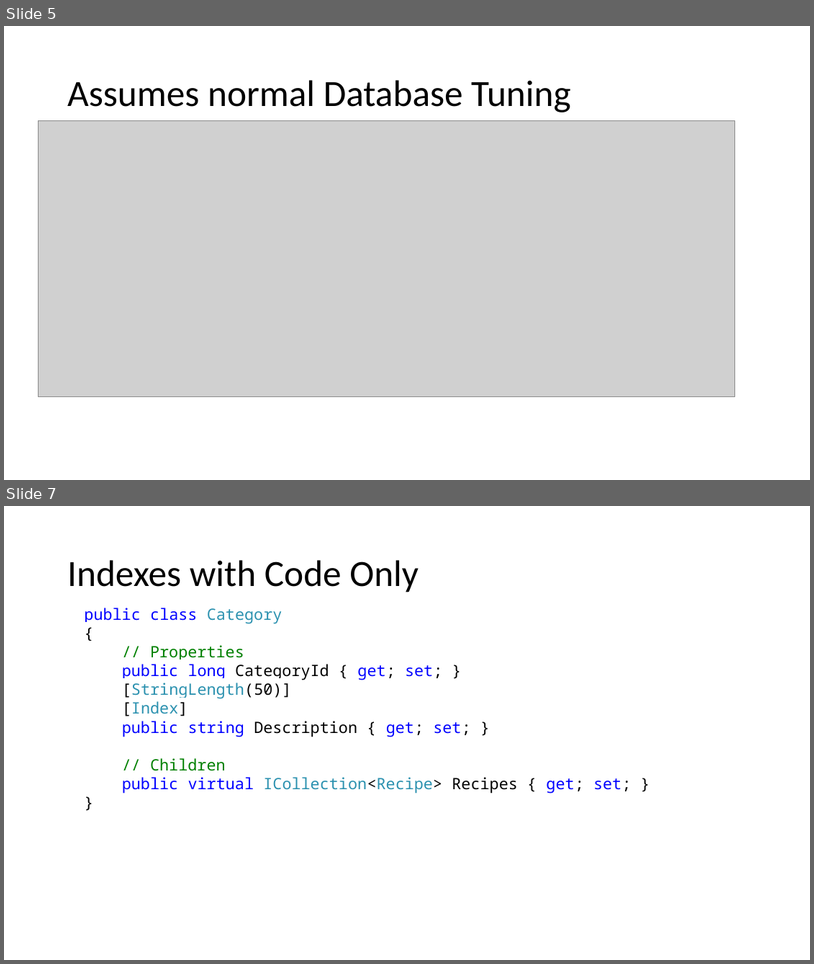
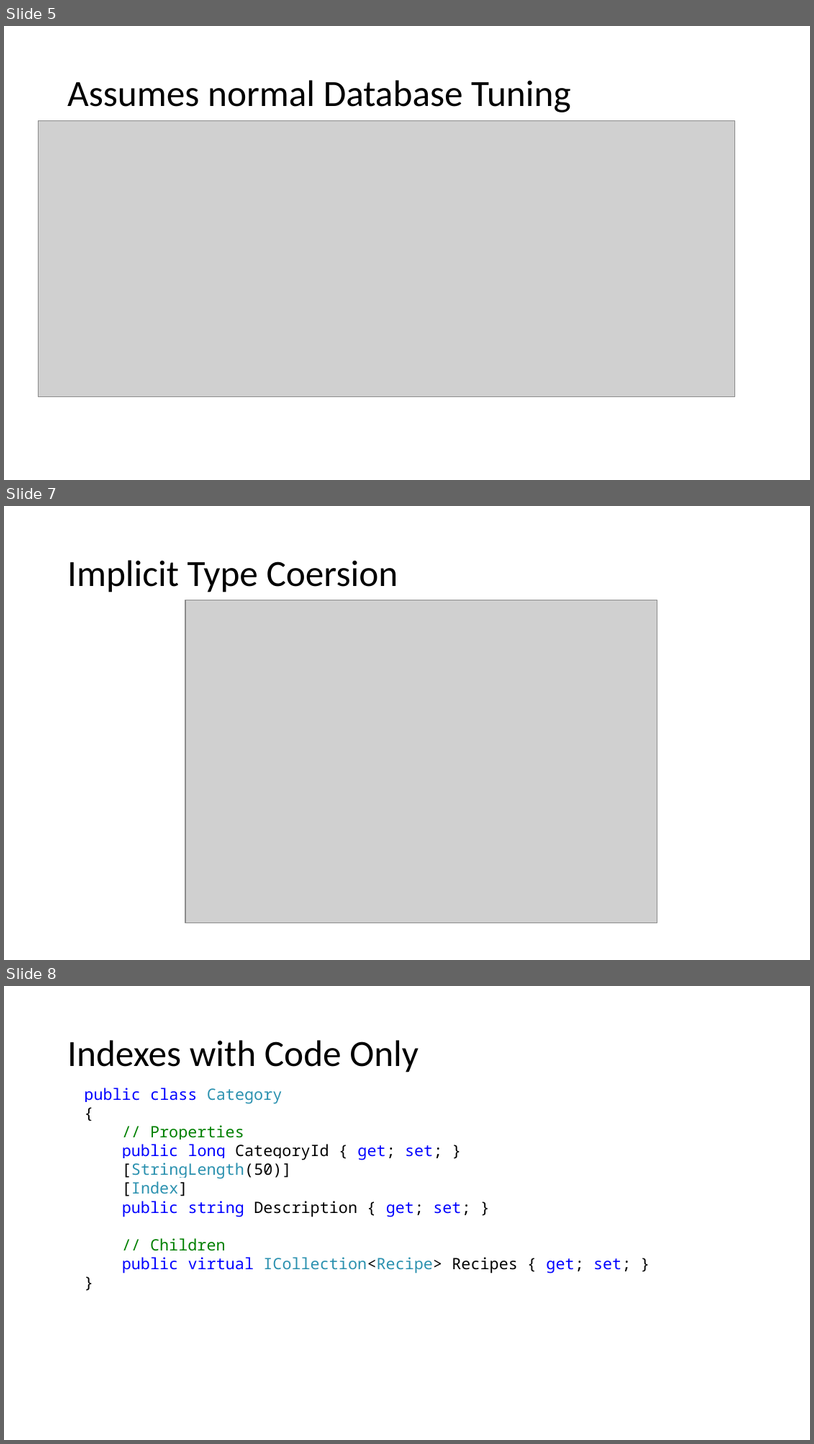
Before and after one commit to jwooley/RecipeWebApi, a slide deck: EFPerf.pptx. Shown one above the other, each under a label of ours: slides 5 and 7 before the commit, slides 5, 7 and 8 after it; the slides between them are not shown. The pictures are 814x964 and 814x1444 pixels, drawn with LibreOffice and Linux fonts; fonts in the diff are those of the drawing; grey boxes stand for pictures. Boxes give left, top, right and bottom in pixels: in the first picture for what was removed or moved away, otherwise in the second. Text is boxed around its words. In the diff, an @@ line names an element or a change of style, - is before the commit and + after.

```diff
--- a/EFPerf.pptx
+++ b/EFPerf.pptx
@@ slide 7 added at <box>4,506,810,960</box>, background #FFFFFF @@
@@ title added at <box>67,560,399,592</box>, 33 pt, text #000000 @@
+Implicit Type Coersion
@@ picture added at <box>185,600,658,922</box> @@
@@ what was slide 7 is now slide 8 @@
```
Also in this commit, not shown: 1 slide changed, 1 other slide added, 2 slides removed.
